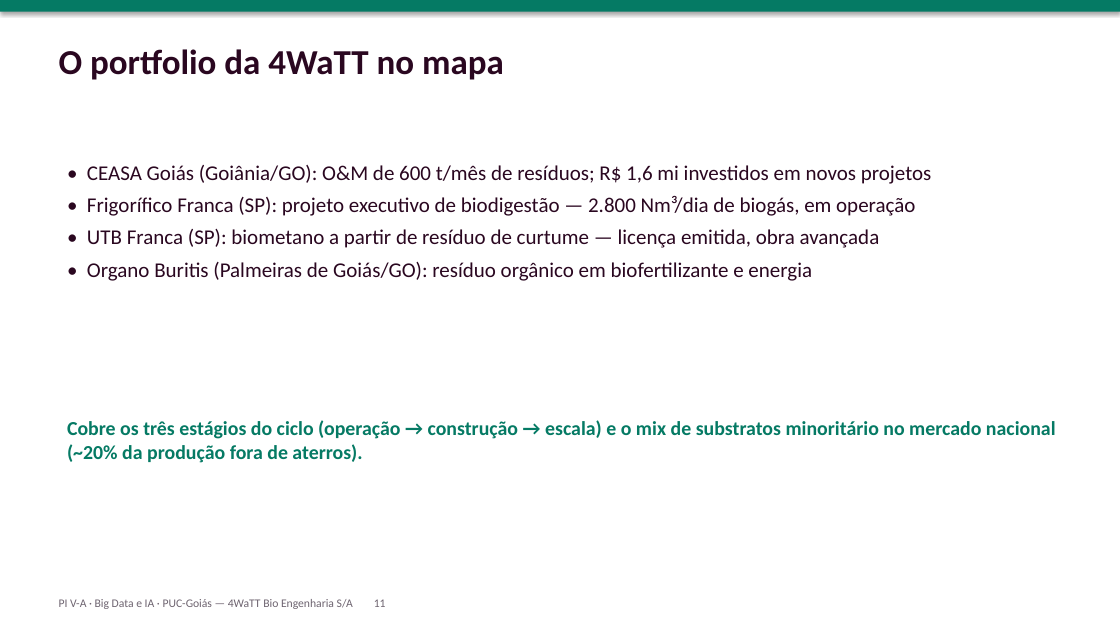
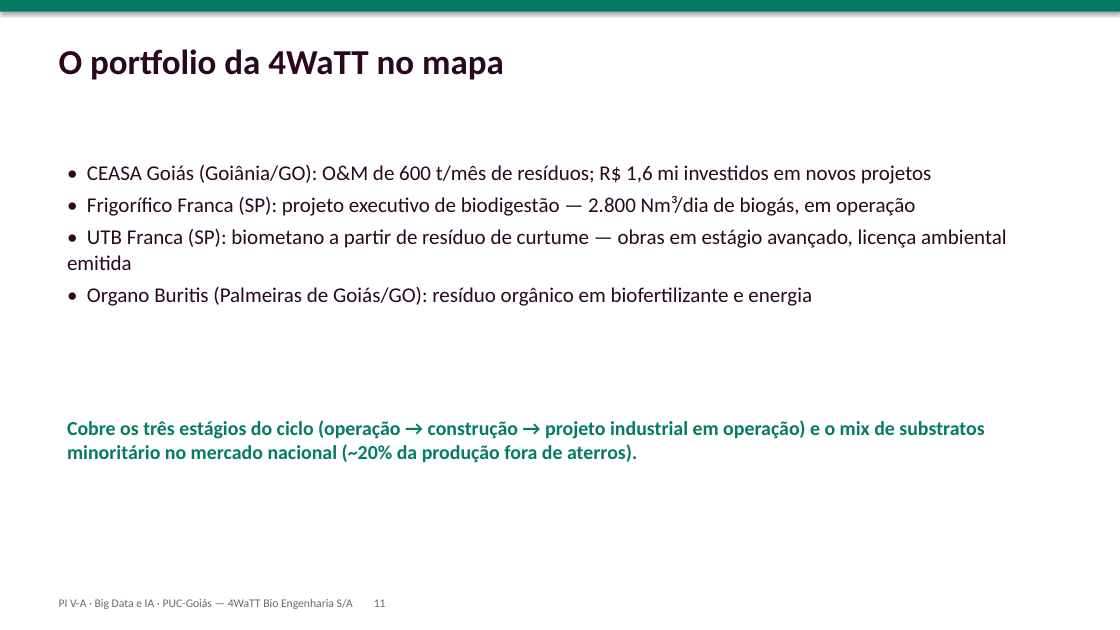
Before and after one commit to NathanC16/Radar-Econ-mico-do-Biometano, a slide deck: slide 11 of apresentacao/apresentacao_oral.pptx. Drawn at 1120x630 pixels with LibreOffice and Linux fonts; fonts in the diff are those of the drawing. Boxes give left, top, right and bottom in pixels: in the first picture for what was removed or moved away, otherwise in the second. Text is boxed around its words. In the diff, an @@ line names an element or a change of style, - is before the commit and + after.

```diff
--- a/apresentacao/apresentacao_oral.pptx
+++ b/apresentacao/apresentacao_oral.pptx
@@ text at [67,229,1007,270]: text changed @@
-• UTB Franca (SP): biometano a partir de resíduo de curtume — licença emitida, obra avançada
+• UTB Franca (SP): biometano a partir de resíduo de curtume — obras em estágio avançado, licença ambiental emitida
@@ text at [67,420,984,463]: text changed @@
-Cobre os três estágios do ciclo (operação → construção → escala) e o mix de substratos minoritário no mercado nacional (~20% da produção fora de aterros).
+Cobre os três estágios do ciclo (operação → construção → projeto industrial em operação) e o mix de substratos minoritário no mercado nacional (~20% da produção fora de aterros).
```
Also in this commit, not shown: 4 other slides changed, 5 other files.
